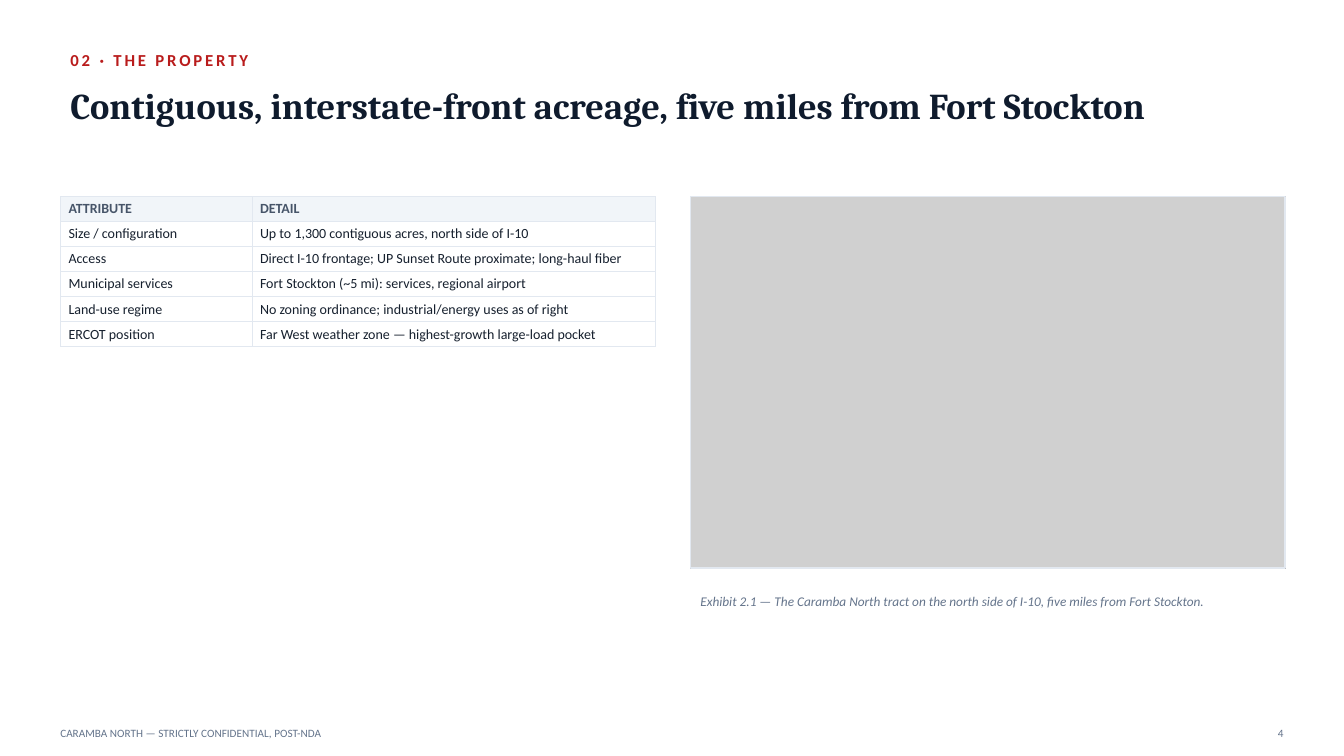
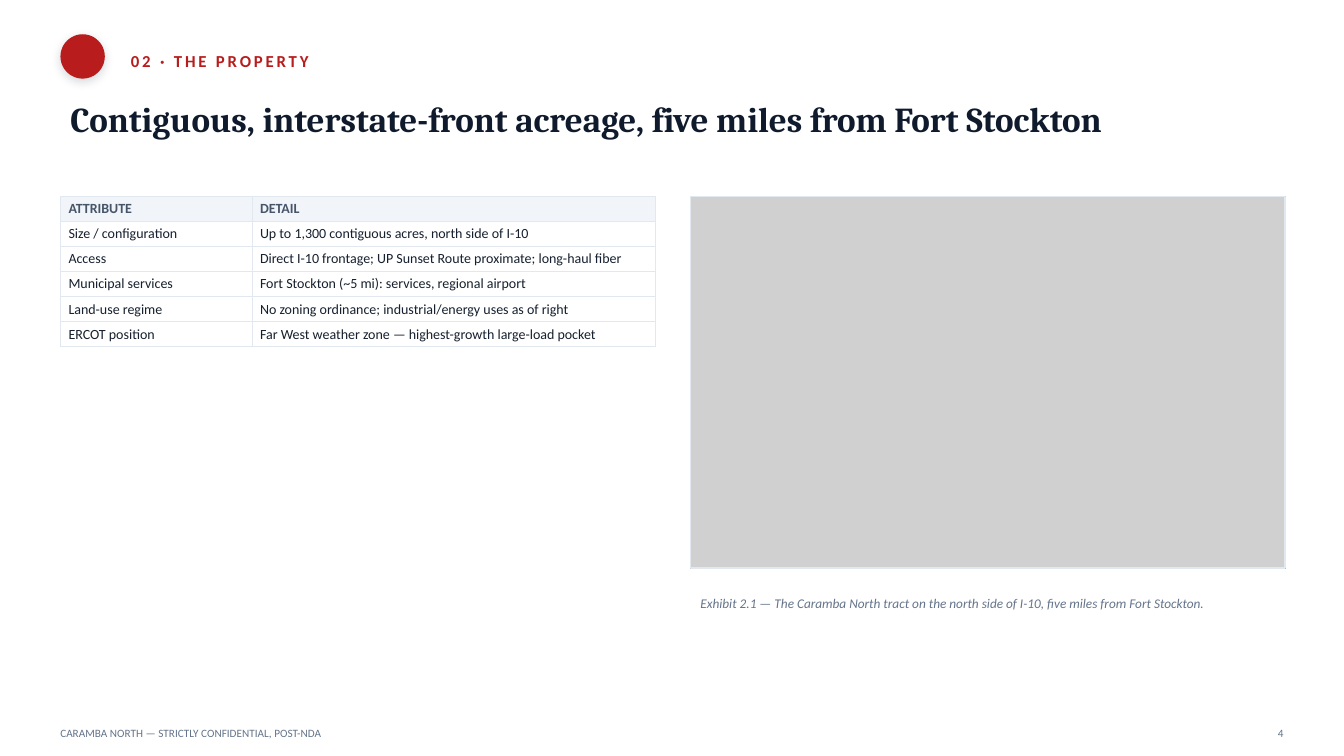
Before and after one commit to 10thMuses/lrp-tx-gis, a slide deck: slide 4 of outputs/reports/Caramba-North-OM-PostNDA.pptx. Drawn at 1344x756 pixels with LibreOffice and Linux fonts; fonts in the diff are those of the drawing; grey boxes stand for pictures; background and template pictures are left out. Boxes give left, top, right and bottom in pixels: in the first picture for what was removed or moved away, otherwise in the second. Text is boxed around its words. In the diff, an @@ line names an element or a change of style, - is before the commit and + after.

```diff
--- a/outputs/reports/Caramba-North-OM-PostNDA.pptx
+++ b/outputs/reports/Caramba-North-OM-PostNDA.pptx
@@ ellipse added at (x1=60, y1=34, x2=105, y2=79), fill #B91C1C @@
@@ text "02 · THE PROPERTY" moved from (x1=70, y1=55, x2=248, y2=66) to (x1=131, y1=56, x2=309, y2=67) @@
@@ text "Contiguous, interstate-front acreage, five miles ..." moved from (x1=70, y1=93, x2=1145, y2=127) to (x1=70, y1=107, x2=1102, y2=140) @@
@@ text "Contiguous, interstate-front acreage, five miles ..." at (x1=70, y1=107, x2=1102, y2=140): size 26 to 25 pt @@
```
Also in this commit, not shown: 11 other slides changed, 2 slides added, 8 other files.
